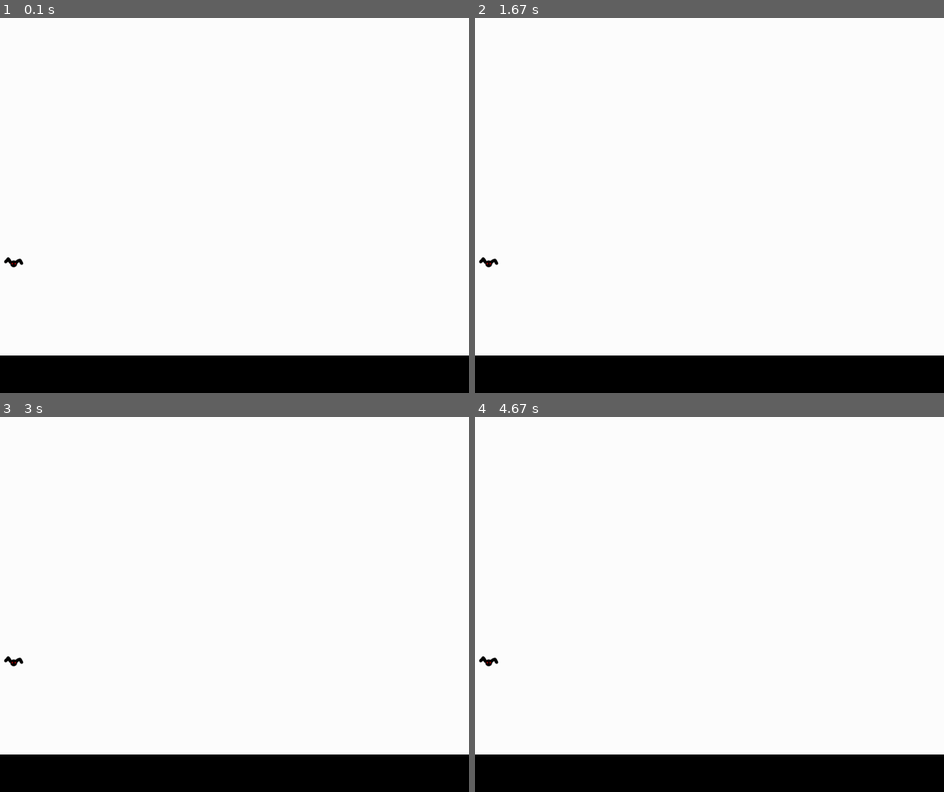
Above: before the commit, frames 1-4 (two rows, left to right).
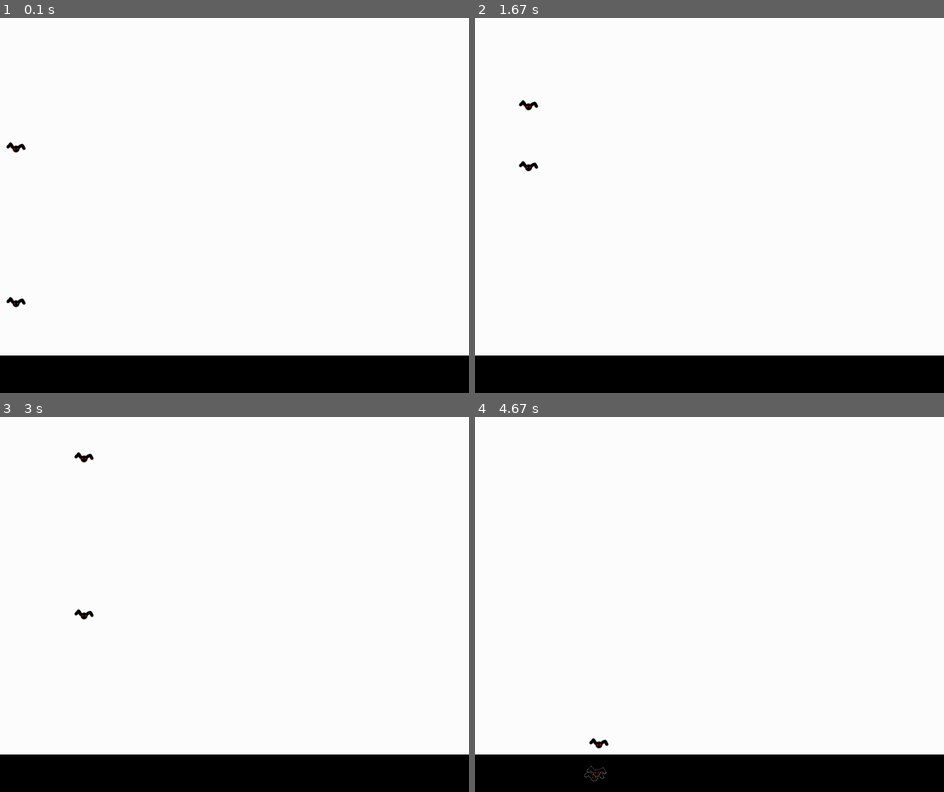
Above: after the commit, the same moments.

Repository: isnPC/Antoine-Leo-Mickael
Game: pygame game, started from Jeu.py
Same seed, same stepped clock (60 frames per second), same inputs: the game is played once before the commit and once after it.
Inputs:
- Up to frame 1 (0.1 s): no input
- Up to frame 2 (1.67 s): no input
- Up to frame 3 (3 s): no input
- Up to frame 4 (4.67 s): no input

The runs differ from the first frame. In frame 1, 0.2% of the frame differs, in the area x 0-6%, y 33-78%; in frame 2, 0.2%; in frame 3, 0.2%; in frame 4, 0.2%.

Commit message:
Un peu de réorganisation des différentes phases, et ajout de coordonnées de départ dans le constructeur de Chauve_souris

Diff:
--- a/Chauve_souris.py
+++ b/Chauve_souris.py
@@ -4,7 +4,7 @@
 
 class Chauve_souris(pygame.sprite.Sprite):
 
-    def __init__(self):
+    def __init__(self, x, y):
         super().__init__()
         self.health = 100
         self.max_health = 100
@@ -12,11 +12,12 @@
         self.velocity = 5
         self.image = pygame.image.load('monstre.png')
         self.rect = self.image.get_rect()
+        self.rect.x = x
+        self.rect.y = y
 
     def mouvements(self):
         self.rect.x += self.velocity
         self.rect.y += self.velocity*randint(-20, 20)
-        pygame.time.delay(1000)
 
     def attaque_chauve_souris(self):
         if self.rect == player.rect:
--- a/Jeu.py
+++ b/Jeu.py
@@ -15,25 +15,20 @@
 bg = pygame.image.load("fond.png")
 running = True
 vague = 1
-v1 = [Chauve_souris(), Chauve_souris()]
-
-#-----[Fond Ecran]-----#
-
-ecran.blit(bg, (0, 0))
-
-#-----[Vagues de monstres]-----#
-
-if vague == 1:
-    for monstre in v1:
-        ecran.blit(monstre.image, (5, 500))
-        print('a')
+v1 = [Chauve_souris(5, 300), Chauve_souris(5, 500)]
 
 #----------[Boucle Infinie]----------#
 
 while running:
-    #-----[Actualisation]-----#
+    #-----[Fond Ecran]-----#
 
-    pygame.display.flip()
+    ecran.blit(bg, (0, 0))
+    #-----[Mouvements]-----#
+
+    if vague == 1:
+        for monstre in v1:
+            monstre.mouvements()
+            ecran.blit(monstre.image, monstre.rect)
 
     #-----[Gestion de la fermeture du jeu]-----#
 
@@ -42,9 +37,12 @@
         if event.type == pygame.QUIT:
 
             running = False
-            pygame.quit()
-            print("jeu fermé")
 
-    #-----[Mouvements]-----#
+    #-----[Actualisation]-----#
 
-    Chauve_souris.mouvements
+    pygame.display.flip()
+    pygame.time.delay(100)
+
+
+pygame.quit()
+print("jeu fermé")
